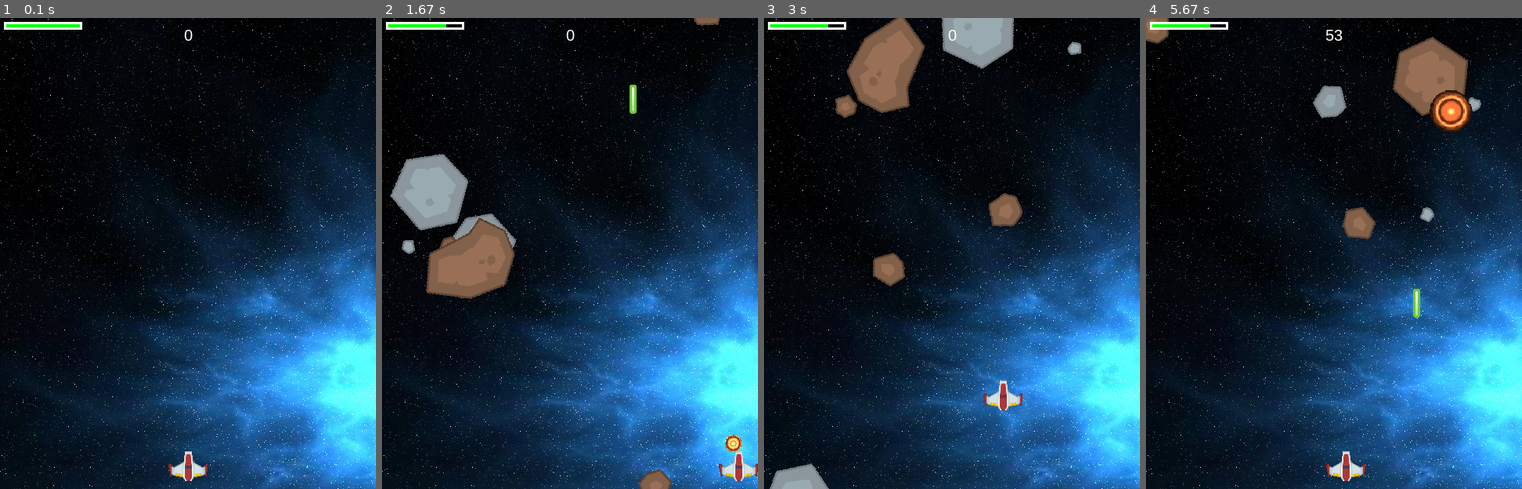
Above: before the commit, frames 1-4 (left to right).
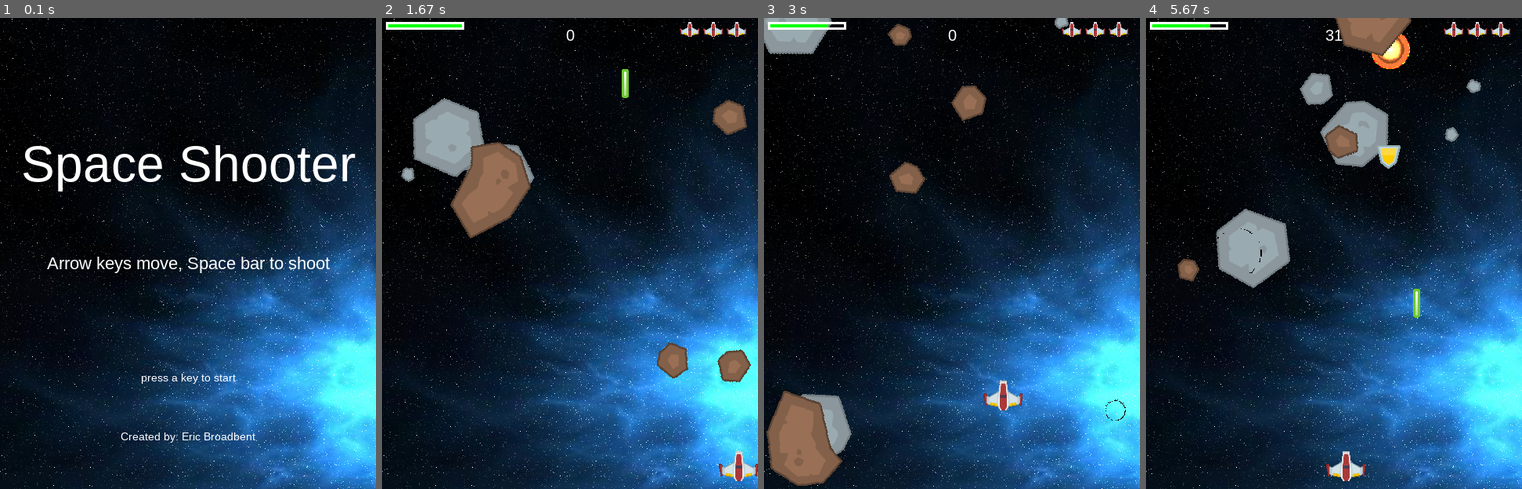
Above: after the commit, the same moments.

Repository: Ericsb52/kids-cand-code-examples
Game: pygame game, started from shump game/shmup.py
The game is run twice, just before and just after one commit, with the same random seed, the same clock (stepped at 60 frames per second) and the same inputs.
Inputs:
- Up to frame 1 (0.1 s): no input
- Up to frame 2 (1.67 s): tap Space at 0.33 s; hold Space 0.67-1.13 s; hold Right 0.67-1.13 s; hold Right 1.17-1.63 s
- Up to frame 3 (3 s): hold Up 1.67-1.97 s; hold Right 2-2.47 s; hold Left from 2.5 s (still down)
- Up to frame 4 (5.67 s): release Left at 3.03 s; hold Down 3.07-3.37 s; hold Left 3.4-3.8 s; hold Up 3.83-4.2 s; tap Space at 3.9, 4.3, 4.6, 4.97, 5.37 s; hold Right 4.23-4.87 s; hold Down 4.9-5.27 s; hold Left from 5.3 s (still down)

The runs differ from the first frame. In frame 1, 4.2% of the frame differs, in the area x 1-95%, y 0-99%; in frame 2, 12%, in the area x 2-99%, y 0-100%; in frame 3, 11%; in frame 4, 11%.

Commit message:
finished shooter game

Diff:
--- a/shump game/shmup.py
+++ b/shump game/shmup.py
@@ -1,21 +1,25 @@
-# author: Ericsb52
+# auth: Ericsb52
 # Date: 8/18
 # broadbent52@aol.com
-
-
-
-#imports
+# shooter game example
+
+
+
+# imports
 import pygame
 import random
 from os import path
-
-#path setup
+import time
+
+# path setup
 img_dir = path.join(path.dirname(__file__), 'img')
 snd_dir = path.join(path.dirname(__file__), 'snd')
-#constants
+
+# constants
 WIDTH = 480
 HEIGHT = 600
 FPS = 60
+POWERUP_TIME = 10000
 
 # define colors
 WHITE = (255, 255, 255)
@@ -28,7 +32,7 @@
 # font
 font_name = pygame.font.match_font("arial")
 
-#initialize pygame and create window
+# initialize pygame and create window
 pygame.init()
 pygame.mixer.init()
 screen = pygame.display.set_mode((WIDTH, HEIGHT))
@@ -36,7 +40,6 @@
 clock = pygame.time.Clock()
 
 # functions
-
 def draw_text(surf, text,size,x,y):
     font = pygame.font.Font(font_name, size)
     text_surface = font.render(text, True, WHITE)
@@ -60,7 +63,30 @@
     pygame.draw.rect(surf, GREEN, fill_rect)
     pygame.draw.rect(surf, WHITE, outline_rect,3)
 
-#classes
+def draw_lives(surf, x, y, lives, img):
+    for i in range(lives):
+        img_rect = img.get_rect()
+        img_rect.x = x + 30 * i
+        img_rect.y = y
+        surf.blit(img, img_rect)
+
+def show_go_screen():
+    screen.blit(background, background_rect)
+    draw_text(screen, "Space Shooter", 64, WIDTH / 2, HEIGHT / 4)
+    draw_text(screen, "Arrow keys move, Space bar to shoot", 22, WIDTH / 2, HEIGHT / 2)
+    draw_text(screen, "press a key to start", 14, WIDTH / 2, HEIGHT * 3/4)
+    draw_text(screen, "Created by: Eric Broadbent", 14, WIDTH / 2, HEIGHT * 7/8)
+    pygame.display.flip()
+    waiting = True
+    while waiting:
+        clock.tick(FPS)
+        for event in pygame.event.get():
+            if event.type == pygame.QUIT:
+                pygame.quit()
+            if event.type == pygame.KEYUP:
+                waiting = False
+
+# classes
 class Player(pygame.sprite.Sprite):
     def __init__(self):
         pygame.sprite.Sprite.__init__(self)
@@ -74,10 +100,28 @@
         self.speedx = 0
         self.speedy = 0
         self.shield = 100
-        self.shoot_delay = 250
+        self.shoot_delay = 500
         self.last_shot = pygame.time.get_ticks()
+        self.lives = 3
+        self.hidden = False
+        self.hidden_timer = pygame.time.get_ticks()
+        self.power = 1
+        self.power_timer = pygame.time.get_ticks()
 
     def update(self):
+
+        #power level time out
+        if self.power >= 2 and pygame.time.get_ticks() - self.power_timer > POWERUP_TIME:
+            self.power -= 1
+            self.power_timer = pygame.time.get_ticks()
+        if self.power < 1:
+            self.power = 1
+
+        if self.hidden and pygame.time.get_ticks() - self.hidden_timer > 5000:
+            self.hidden = False
+            self.rect.centerx = WIDTH / 2
+            self.rect.bottom = HEIGHT - 10
+
         self.speedx = 0
         self.speedy = 0
         keystate = pygame.key.get_pressed()
@@ -97,7 +141,7 @@
         self.rect.y += self.speedy
         if self.rect.top < 0:
             self.rect.top = 0
-        if self.rect.bottom > HEIGHT:
+        if self.rect.bottom > HEIGHT and self.rect.bottom < HEIGHT + 199:
             self.rect.bottom = HEIGHT
         if self.rect.right > WIDTH:
             self.rect.right = WIDTH
@@ -108,10 +152,50 @@
         now = pygame.time.get_ticks()
         if now - self.last_shot > self.shoot_delay:
             self.last_shot = now
-            bullet = Bullet(self.rect.centerx, self.rect.top)
-            all_sprites.add(bullet)
-            bullets.add(bullet)
-            shoot_sound.play()
+            if self.power <= 1:
+                bullet = Bullet(self.rect.centerx, self.rect.top)
+                all_sprites.add(bullet)
+                bullets.add(bullet)
+                shoot_sound.play()
+            if self.power == 2:
+                bullet1 = Bullet(self.rect.left, self.rect.centery)
+                bullet2 = Bullet(self.rect.right, self.rect.centery)
+                all_sprites.add(bullet1)
+                all_sprites.add(bullet2)
+                bullets.add(bullet1)
+                bullets.add(bullet2)
+                shoot_sound.play()
+            if self.power ==3:
+                bullet1 = Bullet(self.rect.left, self.rect.centery)
+                bullet2 = Bullet(self.rect.right, self.rect.centery)
+                bullet = Bullet(self.rect.centerx, self.rect.top)
+                all_sprites.add(bullet)
+                all_sprites.add(bullet1)
+                all_sprites.add(bullet2)
+                bullets.add(bullet)
+                bullets.add(bullet1)
+                bullets.add(bullet2)
+                shoot_sound.play()
+            if self.power >=4:
+                bullet1 = Bullet(self.rect.left, self.rect.centery,-2)
+                bullet2 = Bullet(self.rect.right, self.rect.centery,2)
+                bullet = Bullet(self.rect.centerx, self.rect.top)
+                all_sprites.add(bullet)
+                all_sprites.add(bullet1)
+                all_sprites.add(bullet2)
+                bullets.add(bullet)
+                bullets.add(bullet1)
+                bullets.add(bullet2)
+                shoot_sound.play()
+
+    def powerup(self):
+        self.power += 1
+        self.powertime = pygame.time.get_ticks()
+
+    def hide(self):
+        self.hidden = True
+        self.hidden_timer = pygame.time.get_ticks()
+        self.rect.center = (WIDTH / 2, HEIGHT + 500)
 
 
 class Mob(pygame.sprite.Sprite):
@@ -122,7 +206,7 @@
         self.image = self.image_orig.copy()
         self.rect = self.image.get_rect()
         self.radius = int(self.rect.width * .85 / 2)
-        # pygame.draw.circle(self.image, RED, self.rect.center, self.radius)
+        #pygame.draw.circle(self.image, RED, self.rect.center, self.radius)
         self.rect.x = random.randrange(WIDTH - self.rect.width)
         self.rect.y = random.randrange(-150, -100)
         self.speedy = random.randrange(1, 8)
@@ -153,7 +237,7 @@
             self.speedy = random.randrange(1, 8)
 
 class Bullet(pygame.sprite.Sprite):
-    def __init__(self, x, y):
+    def __init__(self, x, y, speedx = 0):
         pygame.sprite.Sprite.__init__(self)
         self.image = bullet_img
         self.image.set_colorkey(BLACK)
@@ -161,12 +245,28 @@
         self.rect.bottom = y
         self.rect.centerx = x
         self.speedy = -10
+        self.speedx = speedx
     def update(self):
         self.rect.y += self.speedy
-        #kill it if it moves off the screen
+        self.rect.x += self.speedx
+        # kill it if it moves off the screen
         if self.rect.bottom < 0:
             self.kill()
 
+class Pow(pygame.sprite.Sprite):
+    def __init__(self, center):
+        pygame.sprite.Sprite.__init__(self)
+        self.type = random.choice(['shield','gun'])
+        self.image = powerup_images[self.type]
+        self.image.set_colorkey(BLACK)
+        self.rect = self.image.get_rect()
+        self.rect.center = center
+        self.speedy = 5
+    def update(self):
+        self.rect.y += self.speedy
+        # kill it if it moves off the screen
+        if self.rect.top > HEIGHT:
+            self.kill()
 
 class Explosion(pygame.sprite.Sprite):
     def __init__(self, center, size):
@@ -177,7 +277,7 @@
         self.rect.center = center
         self.frame = 0
         self.last_update = pygame.time.get_ticks()
-        self.frame_rate = 15
+        self.frame_rate = 50
 
     def update(self):
         now = pygame.time.get_ticks()
@@ -198,6 +298,8 @@
 background = pygame.image.load(path.join(img_dir, "space1.png")).convert()
 background_rect = background.get_rect()
 player_img = pygame.image.load(path.join(img_dir, "playerShip1_red.png")).convert()
+player_mini_img = pygame.transform.scale(player_img, (25,19))
+player_mini_img.set_colorkey(BLACK)
 meteor_img = pygame.image.load(path.join(img_dir, "meteorBrown_med1.png")).convert()
 bullet_img = pygame.image.load(path.join(img_dir, "laserGreen13.png")).convert()
 
@@ -216,6 +318,7 @@
 expl_anim = {}
 expl_anim['lg'] = []
 expl_anim ['sm'] = []
+expl_anim ['player'] = []
 for i in range (24):
     filename = 'expl_01_{}.png'.format(i)
     img = pygame.image.load(path.join(img_dir, filename)).convert()
@@ -224,39 +327,68 @@
     expl_anim['lg'].append(img_lg)
     img_sm = pygame.transform.scale(img, (32,32))
     expl_anim['sm'].append(img_sm)
+    filename = 'expl_02_{}.png'.format(i)
+    img = pygame.image.load(path.join(img_dir, filename)).convert()
+    img.set_colorkey(BLACK)
+    expl_anim['player'].append(img)
+
+powerup_images = {}
+powerup_images['shield'] = pygame.image.load(path.join(img_dir, 'shield_gold.png')).convert()
+powerup_images['gun'] = pygame.image.load(path.join(img_dir, 'bolt_gold.png')).convert()
 
 # load game sounds
 shoot_sound = pygame.mixer.Sound(path.join(snd_dir, 'LazerFire1.wav'))
+shoot_sound.set_volume(0.15)
+shield_sound = pygame.mixer.Sound(path.join(snd_dir, 'sfx_shieldUp.ogg'))
+shield_sound.set_volume(0.5)
+power_sound = pygame.mixer.Sound(path.join(snd_dir, 'sfx_zap.ogg'))
+power_sound.set_volume(0.5)
 
 expl_sounds = []
 for snd in ["Explosion3.wav","Explosion4.wav"]:
-    expl_sounds.append(pygame.mixer.Sound(path.join(snd_dir, snd)))
+    x=pygame.mixer.Sound(path.join(snd_dir, snd))
+    x.set_volume(0.20)
+    expl_sounds.append(x)
+
 
 pygame.mixer.music.load(path.join(snd_dir, "Cavern.ogg"))
-pygame.mixer.music.set_volume(0.4)
-
-# sprite groups
-all_sprites = pygame.sprite.Group()
-mobs = pygame.sprite.Group()
-bullets = pygame.sprite.Group()
-
-player = Player()
-all_sprites.add(player)
-
-for i in range(8):
-    newmob()
-
-
-score = 0
+pygame.mixer.music.set_volume(0.25)
+
+
+player_die_sound = pygame.mixer.Sound(path.join(snd_dir, 'rumble1.ogg'))
+
+
+
+
 pygame.mixer.music.play(loops=-1)
-#game loop
+
+# game loop
+game_over = True
 running = True
 while running:
-    #keep loop running at the right speed
+    if game_over:
+        show_go_screen()
+        game_over = False
+        # sprite groups
+        all_sprites = pygame.sprite.Group()
+        mobs = pygame.sprite.Group()
+        bullets = pygame.sprite.Group()
+        powerups = pygame.sprite.Group()
+
+        player = Player()
+        all_sprites.add(player)
+
+        for i in range(8):
+            newmob()
+
+        # game variables
+        score = 0
+
+    # keep loop running at the right speed
     clock.tick(FPS)
-    #process input (events)
+    # process input (events)
     for event in pygame.event.get():
-        #closing the window
+        # closing the window
         if event.type == pygame.QUIT:
             running = False
 
@@ -267,16 +399,33 @@
     all_sprites.update()
 
     # check for overlapping sprites
-    # bulets on mobs
+    # check for power up and player colision
+    hits = pygame.sprite.spritecollide(player, powerups, True)
+    for hit in hits:
+        if hit.type == "shield":
+            player.shield += random.randrange(10,30)
+            shield_sound.play()
+            if player.shield >= 100:
+                player.shield = 100
+        if hit.type == "gun":
+            power_sound.play()
+            player.powerup()
+            print(player.power)
+
+    # bulets on mobs colisions
     hits = pygame.sprite.groupcollide(mobs, bullets, True,True)
     for hit in hits:
         score += 50 - hit.radius
         expl_sounds[1].play()
         expl = Explosion(hit.rect.center, 'lg')
         all_sprites.add(expl)
+        if random.random() > 0.9:
+            pow = Pow(hit.rect.center)
+            all_sprites.add(pow)
+            powerups.add(pow)
         newmob()
 
-    #mobs and player
+    # mobs and player colision
     hits = pygame.sprite.spritecollide(player, mobs, True, pygame.sprite.collide_circle)
     for hit in  hits:
         player.shield -= hit.radius * 1.2
@@ -284,8 +433,20 @@
         expl = Explosion(hit.rect.center, 'sm')
         all_sprites.add(expl)
         newmob()
-        if player.shield <= 0:
-            running = False
+
+        if player.shield <= 0 :
+            death_expl = Explosion(player.rect.center, "player")
+            all_sprites.add(death_expl)
+            player_die_sound.play()
+            player.hide()
+            player.lives -= 1
+            player.shield = 100
+
+
+
+
+    if player.lives == 0 and not death_expl.alive() :
+        game_over = True
 
 
 
@@ -295,6 +456,8 @@
     all_sprites.draw(screen)
     draw_text(screen, str(score), 20, WIDTH / 2 , 10)
     draw_shield_bar(screen,5,5,player.shield)
+    draw_lives(screen, WIDTH - 100, 5, player.lives, player_mini_img)
+
     # after drawing every thing
     pygame.display.flip()
 
Binary file added: shump game/img/bolt_gold.png
Binary file added: shump game/img/expl_02_0.png
Binary file added: shump game/img/expl_02_1.png
Binary file added: shump game/img/expl_02_10.png
Binary file added: shump game/img/expl_02_11.png
Binary file added: shump game/img/expl_02_12.png
Binary file added: shump game/img/expl_02_13.png
Binary file added: shump game/img/expl_02_14.png
Binary file added: shump game/img/expl_02_15.png
Binary file added: shump game/img/expl_02_16.png
Binary file added: shump game/img/expl_02_17.png
Binary file added: shump game/img/expl_02_18.png
(and 19 more such lines)
